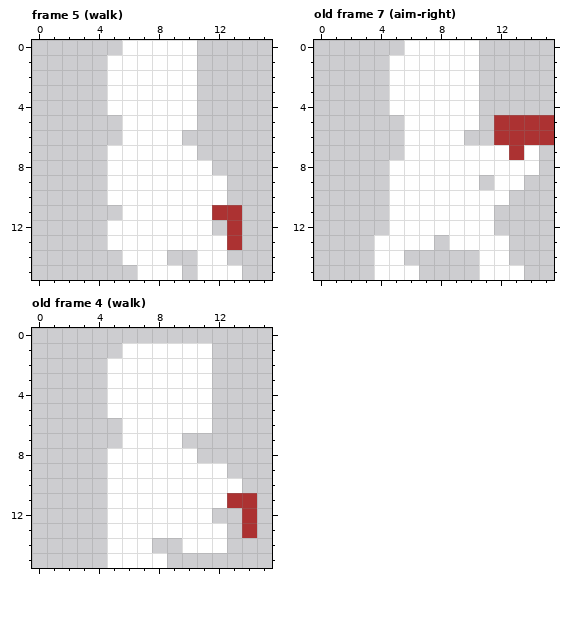
One commit to this pixel-art file: assets/spritesheets/player.ase. This is how it looked before the edit.
16x16 pixels, 16 frames. Shown: frame 5 (walk), old frame 7 (aim-right), old frame 4 (walk). The commit also changed other frames, which this record leaves out.
The same view after the edit:
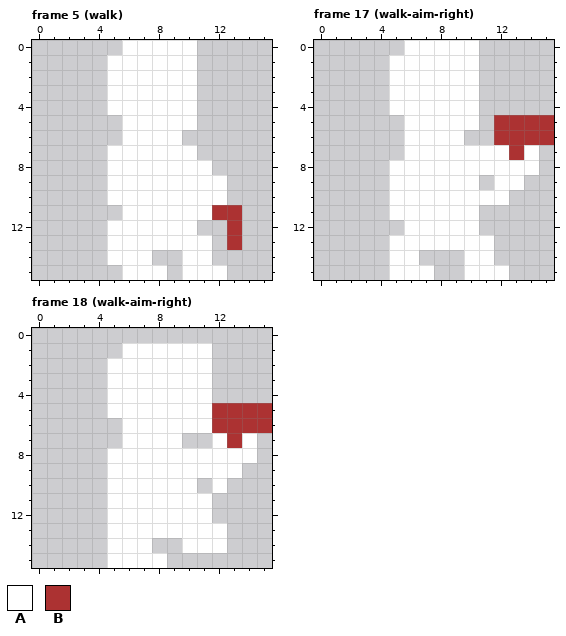
Palette (. is transparent): A #ffffff  B #ac3232
A new or re-ordered frame is compared with the old frame closest to it.
Commit: Add walk-aim aseprite animations
From old to new:
frames 16 -> 36
Frame 5 (walk), layer "mask":
There is now colour A in row 14 at x 5 and 10; in row 15 at x 6 and 10.
The author cleared colour A in row 12 at x 11; in row 13 at x 12; in row 14 at x 8 and 12; in row 15 at x 9 and 13.
Frame 17 (walk-aim-right) is new; against old frame 7 (aim-right), layer "mask":
There is now colour A in row 13 at x 8; in row 14 at x 6 and 10; in row 15 at x 7 and 10.
The author cleared colour A in row 11 at x 11; in row 12 at x 5 and 11; in rows 13 to 14 at x 4 and 12; in row 15 at x 4 and 13.
Frame 18 (walk-aim-right) is new; against old frame 4 (walk), layers "gun", "mask":
There is now colour A in row 7 at x 12 and 14; in row 8 at x 11 to 14; in row 9 at x 13.
There is now colour B in rows 5 to 6 at x 12 to 15; in row 7 at x 13.
The author cleared colour A in row 10 at x 11 and 13; in row 11 at x 12.
The author cleared colour B in row 11 at x 13 to 14; in rows 12 to 13 at x 14.
Boxes around the changes in both pictures, in picture pixels (x1, y1, x2, y2):
changed: (107, 220, 242, 280)
changed: (374, 205, 524, 280)
changed: (197, 403, 272, 538)
